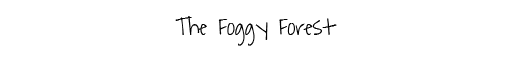
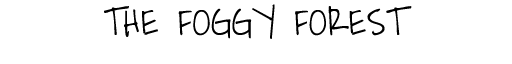
Layer changes from the first 512 x 64 image to the second:
renamed "The Foggy Forest" to "THE FOGGY FOREST", painted on it over (104, 4, 412, 46)
